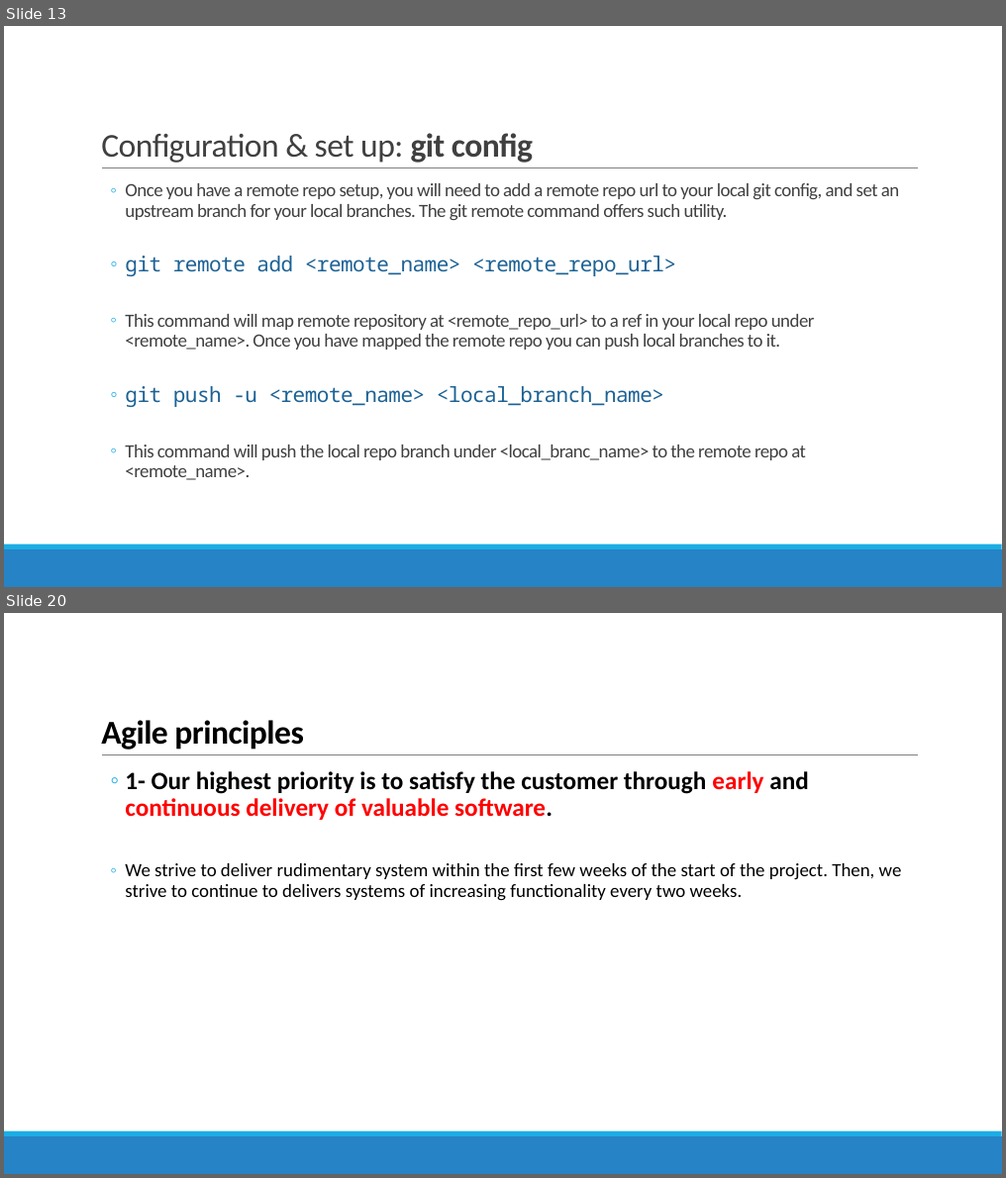
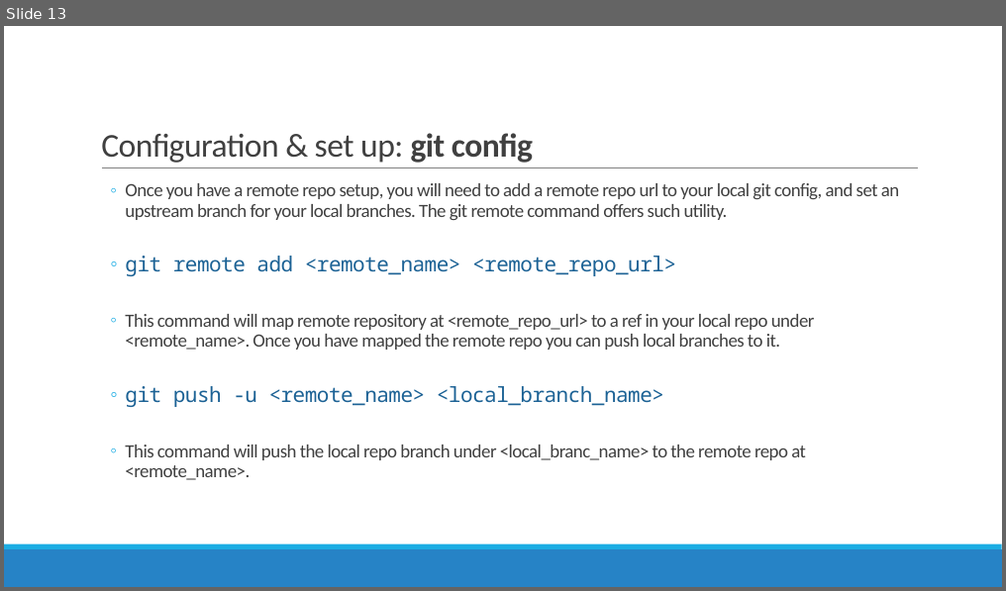
Before and after one commit to reza-arjmandi/Agile-Software-Development-Course, a slide deck: session1/Version Control.pptx. Shown one above the other, each under a label of ours: slides 13 and 20 before the commit, slide 13 after it; the slides between them are not shown. The pictures are 1006x1178 and 1006x591 pixels, drawn with LibreOffice and Linux fonts; fonts in the diff are those of the drawing. Boxes give left, top, right and bottom in pixels: in the first picture for what was removed or moved away, otherwise in the second. Text is boxed around its words. In the diff, an @@ line names an element or a change of style, - is before the commit and + after.

```diff
--- a/session1/Version Control.pptx
+++ b/session1/Version Control.pptx
@@ slide 20 removed at bbox=[4, 613, 1002, 1174], background #FFFFFF; not listed: 3 template elements that a slide beside it also shows @@
@@ title removed at bbox=[101, 720, 303, 750] @@
-Agile principles
@@ text removed at bbox=[125, 771, 902, 901] @@
-  ◦ 1- Our highest priority is to satisfy the customer through early and continuous delivery of valuable software.
-  ◦ We strive to deliver rudimentary system within the first few weeks of the start of the project. Then, we strive to continue to delivers systems of increasing functionality every two weeks.
```
Also in this commit, not shown: 17 other slides removed, 1 other file.
